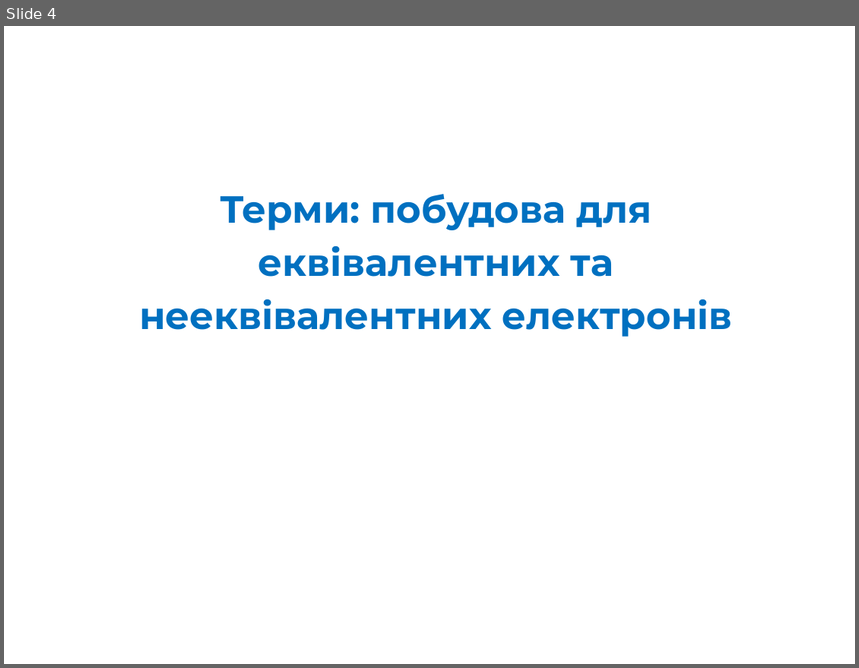
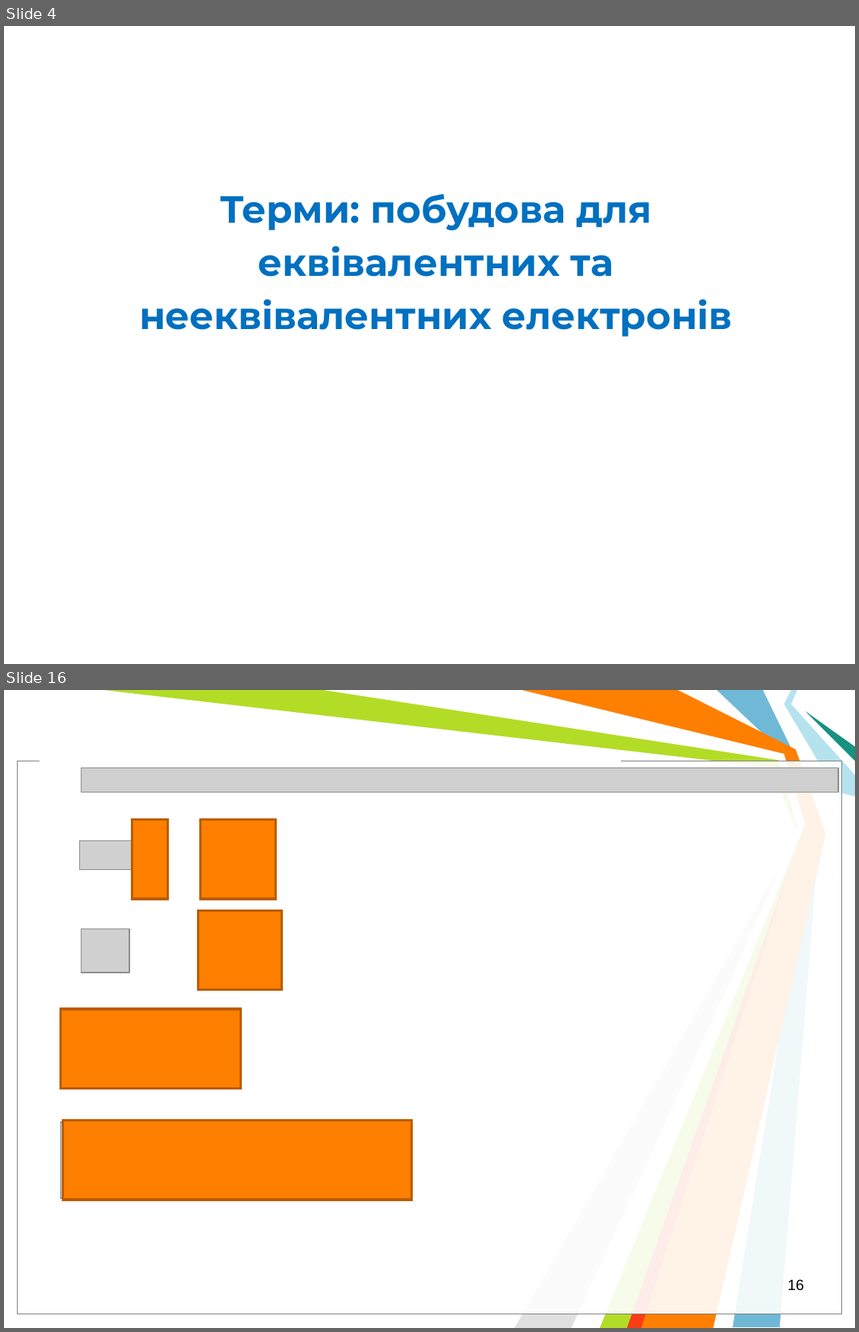
Before and after one commit to l432/NMK, a slide deck: Lecture/Chem/Lessons13/Less00_13s.ppt. Shown one above the other, each under a label of ours: slide 4 before the commit, slides 4 and 16 after it; the slides between them are not shown. The pictures are 859x668 and 859x1332 pixels, drawn with LibreOffice and Linux fonts; fonts in the diff are those of the drawing; grey boxes stand for pictures; background and template pictures are left out. Boxes give left, top, right and bottom in pixels: in the first picture for what was removed or moved away, otherwise in the second. Text is boxed around its words. In the diff, an @@ line names an element or a change of style, - is before the commit and + after.

```diff
--- a/Lecture/Chem/Lessons13/Less00_13s.ppt
+++ b/Lecture/Chem/Lessons13/Less00_13s.ppt
@@ slide 16 added at box(4, 690, 855, 1328), background #FFFFFF @@
@@ freeform shape added at box(104, 690, 806, 1328), fill #B3DC27 @@
@@ freeform shape added at box(323, 690, 805, 1328), fill #FFFFFF @@
@@ freeform shape added at box(522, 690, 826, 1328), fill #FF7F00 @@
@@ freeform shape added at box(718, 690, 820, 1328), fill #6FB9D7 @@
@@ freeform shape added at box(785, 690, 855, 796), fill #B4E3EE @@
@@ freeform shape added at box(806, 711, 855, 761), fill #189180 @@
@@ rectangle added at box(40, 753, 621, 768), fill #FFFFFF @@
@@ rectangle added at box(18, 761, 842, 1315), fill #FFFFFF at 69% opacity, outline #000000 0.74 pt @@
@@ rectangle added at box(18, 761, 842, 1315), fill #FFFFFF at 69% opacity, outline #808080 0.74 pt @@
@@ picture added at box(81, 768, 838, 792) @@
@@ rectangle added at box(132, 820, 168, 900), fill #FF7F00, outline #BC5C00 2.01 pt @@
@@ rectangle added at box(201, 820, 275, 900), fill #FF7F00, outline #BC5C00 2.01 pt @@
@@ picture added at box(202, 824, 275, 897) @@
@@ picture added at box(80, 841, 154, 869) @@
@@ freeform shape added at box(515, 844, 793, 1328), fill #E0E0E0 @@
@@ freeform shape added at box(627, 846, 797, 1328), fill #F93D17 @@
@@ rectangle added at box(198, 910, 282, 989), fill #FF7F00, outline #BC5C00 2.01 pt @@
@@ picture added at box(81, 929, 129, 973) @@
@@ rectangle added at box(60, 1009, 240, 1088), fill #FF7F00, outline #BC5C00 2.01 pt @@
@@ picture added at box(67, 1009, 241, 1086) @@
@@ picture added at box(60, 1122, 409, 1198) @@
@@ rectangle added at box(63, 1121, 411, 1200), fill #FF7F00, outline #BC5C00 2.01 pt @@
@@ page number added at box(788, 1280, 804, 1291), 12.5 pt, text #000000 @@
+16
```
Also in this commit, not shown: 12 other slides added, 5 slides removed, 2 other files.
